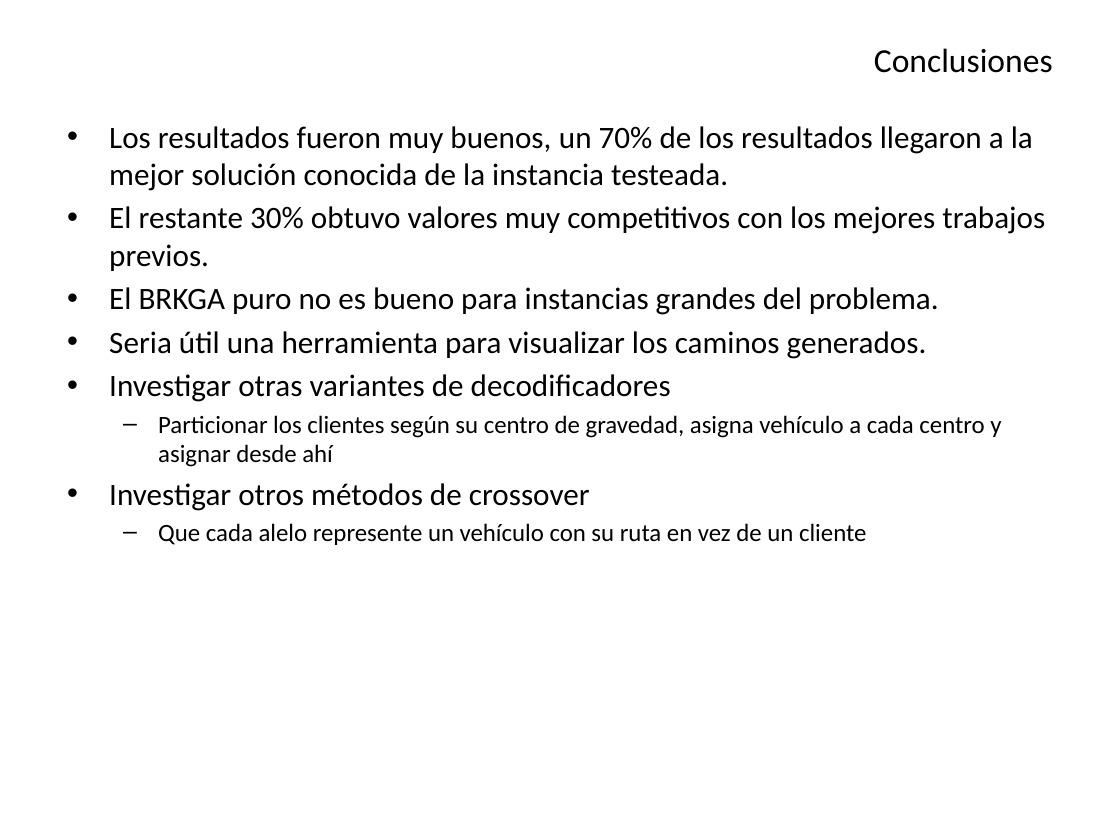
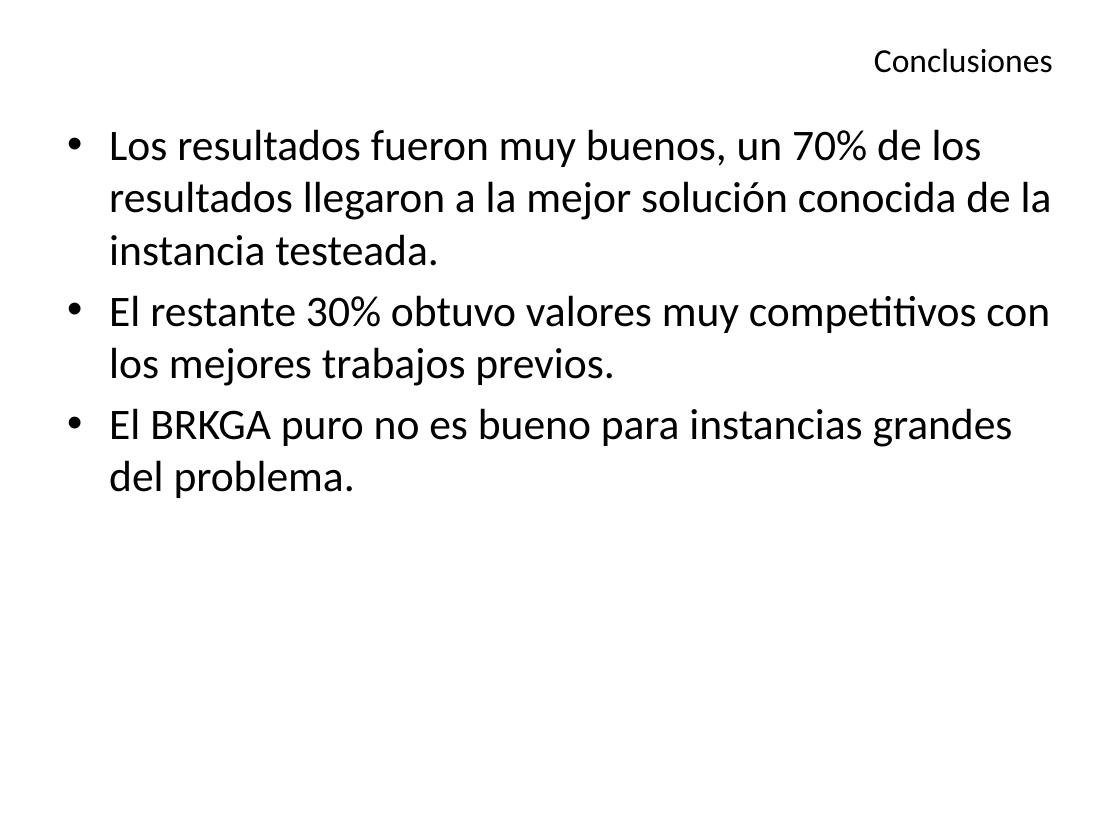
Before and after one commit to Aleitox/TopBrkga, a slide deck: slide 19 of TesisPaper/Defensa/Biased Random Key Genetic Algorithm.pptx (slide 16 before the commit). Drawn at 1120x840 pixels with LibreOffice and Linux fonts; fonts in the diff are those of the drawing. Boxes give left, top, right and bottom in pixels: in the first picture for what was removed or moved away, otherwise in the second. Text is boxed around its words. In the diff, an @@ line names an element or a change of style, - is before the commit and + after.

Commit message:
Avance un poco. Falta: 1. Resultados 2. Corregir 3. Ponerle un minimo de color

```diff
--- a/TesisPaper/Defensa/Biased Random Key Genetic Algorithm.pptx
+++ b/TesisPaper/Defensa/Biased Random Key Genetic Algorithm.pptx
@@ text "Los resultados fueron muy buenos, ..." at (109,129,1052,498): size 20 to 28 pt; more space between paragraphs @@
@@ text at (109,331,1001,545): paragraphs removed @@
-• Seria útil una herramienta para visualizar los caminos generados.
-• Investigar otras variantes de decodificadores
-  – Particionar los clientes según su centro de gravedad, asigna vehículo a cada centro y asignar desde ahí
-• Investigar otros métodos de crossover
-  – Que cada alelo represente un vehículo con su ruta en vez de un cliente
```
Also in this commit, not shown: 2 other slides changed, 4 slides added, 2 other files.
